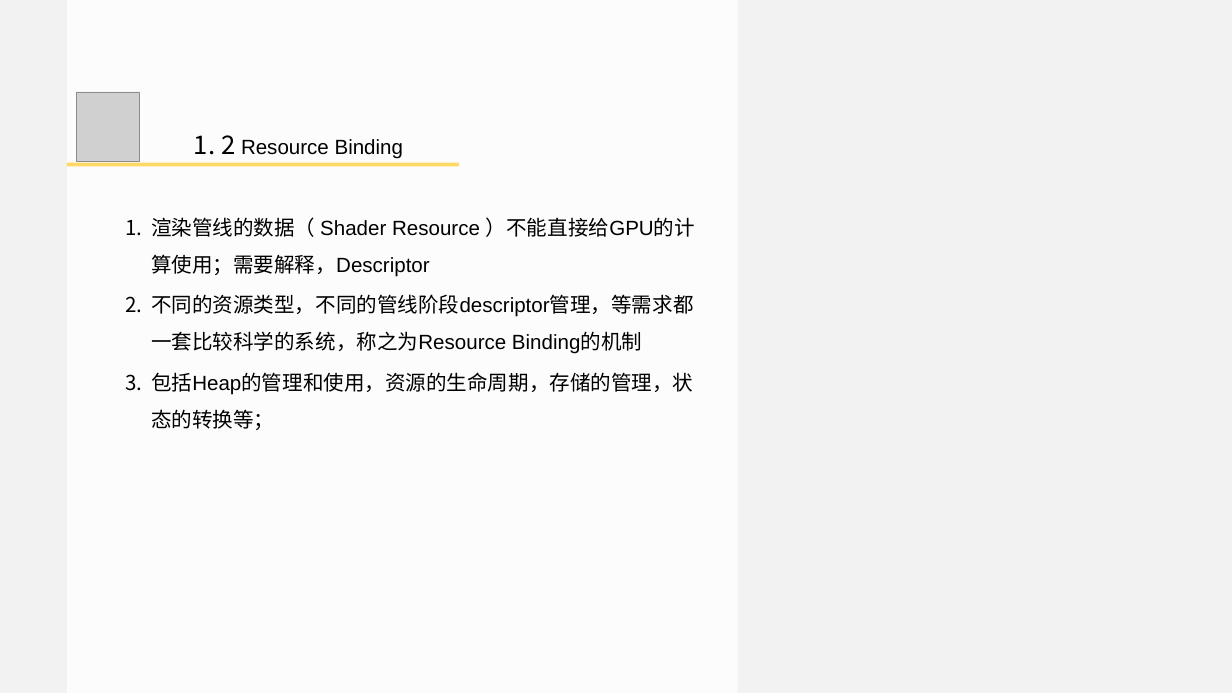
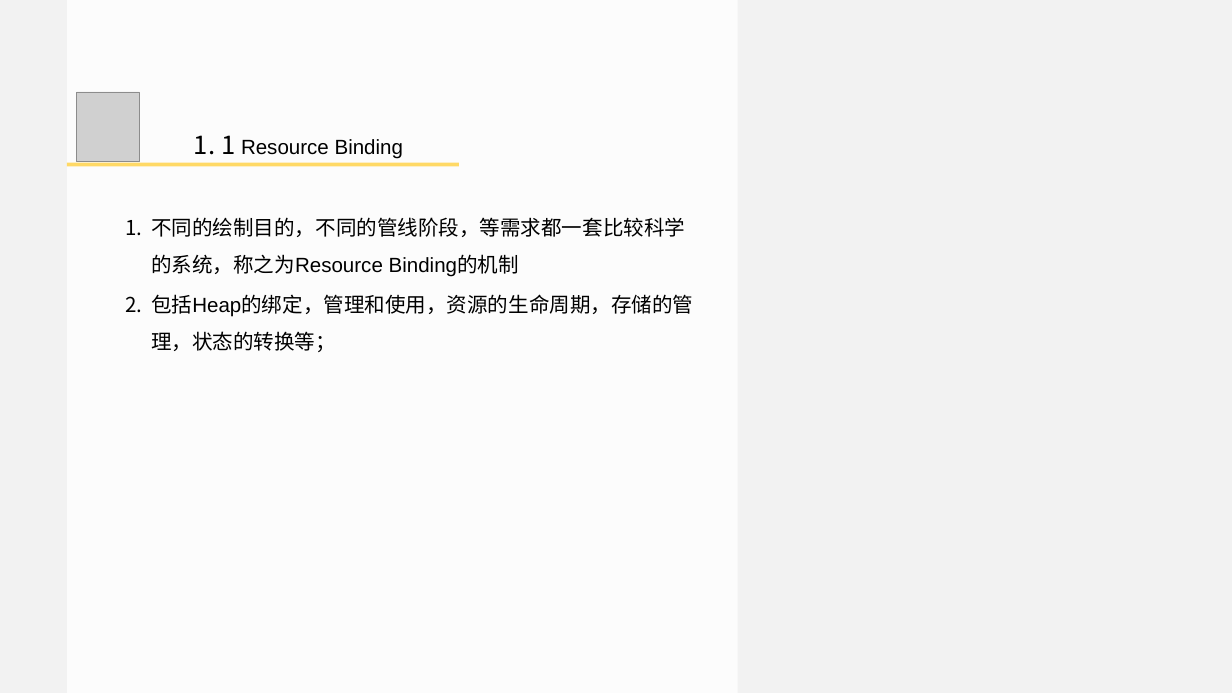
Before and after one commit to doomlover/KSGameEngineTutorials, a slide deck: slide 6 of PPTs/05.深入DX12绘制二.pptx. Drawn at 1232x693 pixels with LibreOffice and Linux fonts; fonts in the diff are those of the drawing; grey boxes stand for pictures. Boxes give left, top, right and bottom in pixels: in the first picture for what was removed or moved away, otherwise in the second. Text is boxed around its words. In the diff, an @@ line names an element or a change of style, - is before the commit and + after.

```diff
--- a/PPTs/05.深入DX12绘制二.pptx
+++ b/PPTs/05.深入DX12绘制二.pptx
@@ text at [194, 135, 403, 158]: text changed @@
-  1. 2 Resource Binding
+  1. 1 Resource Binding
@@ text at [151, 217, 693, 352]: text changed @@
-1. 渲染管线的数据（ Shader Resource ）不能直接给GPU的计算使用；需要解释，Descriptor
-2. 不同的资源类型，不同的管线阶段descriptor管理，等需求都一套比较科学的系统，称之为Resource Binding的机制
-3. 包括Heap的管理和使用，资源的生命周期，存储的管理，状态的转换等；
+1. 不同的绘制目的，不同的管线阶段，等需求都一套比较科学的系统，称之为Resource Binding的机制
+2. 包括Heap的绑定，管理和使用，资源的生命周期，存储的管理，状态的转换等；
```
Also in this commit, not shown: 12 other slides changed, 8 slides added, 2 slides removed, 1 other file.
